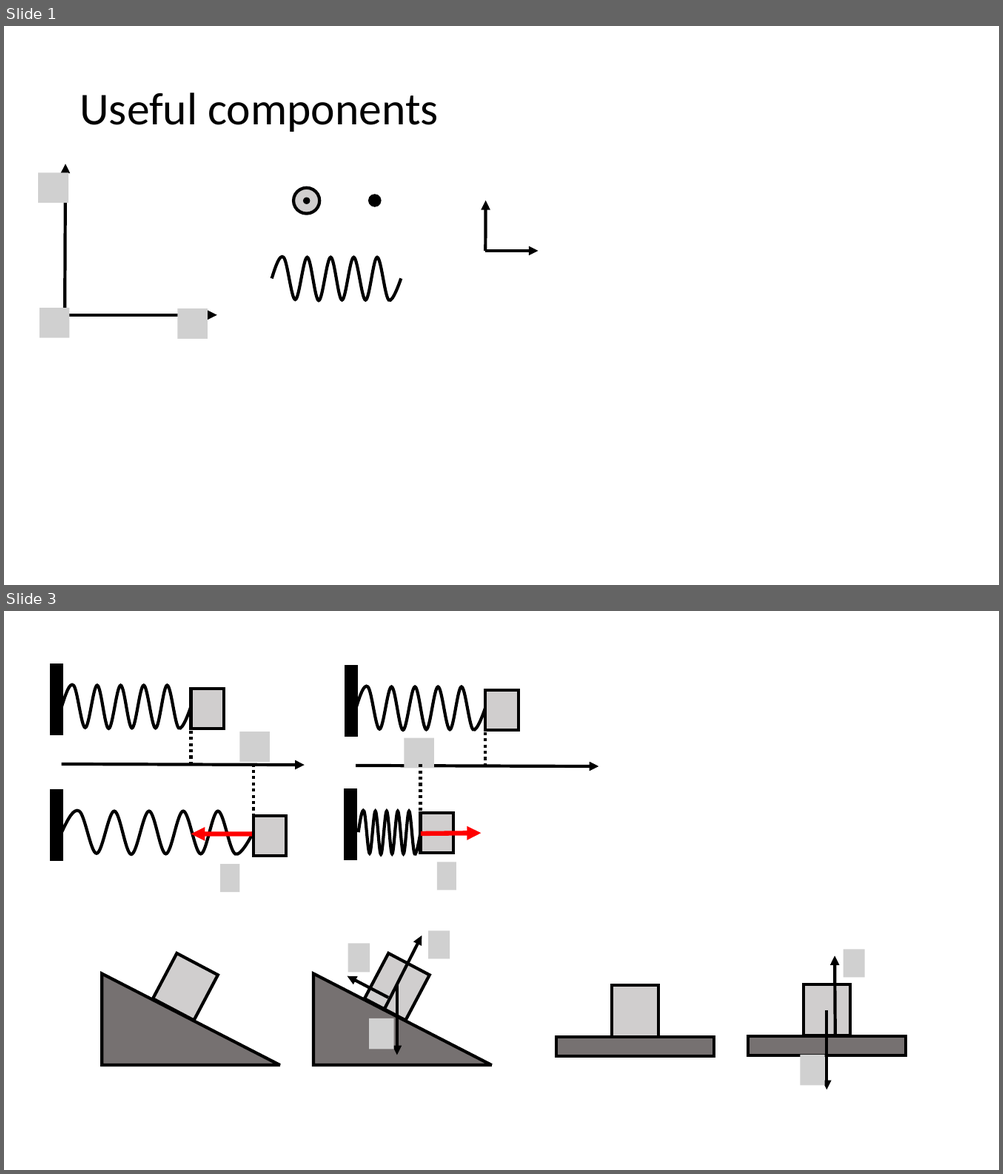
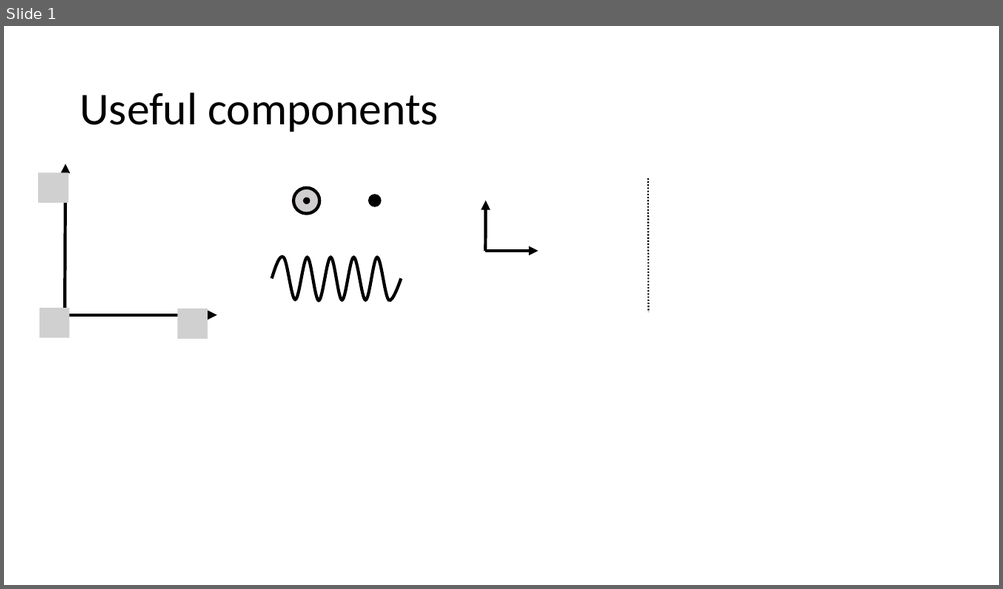
Before and after one commit to OSTP/PhysicsArtofModelling, a slide deck: tex/figures/ApplyingNewtonsLaws/Figures.pptx. Shown one above the other, each under a label of ours: slides 1 and 3 before the commit, slide 1 after it; the slides between them are not shown. The pictures are 1003x1174 and 1003x589 pixels, drawn with LibreOffice and Linux fonts; fonts in the diff are those of the drawing; grey boxes stand for pictures; background and template pictures are left out. Boxes give left, top, right and bottom in pixels: in the first picture for what was removed or moved away, otherwise in the second. Text is boxed around its words. In the diff, an @@ line names an element or a change of style, - is before the commit and + after.

```diff
--- a/tex/figures/ApplyingNewtonsLaws/Figures.pptx
+++ b/tex/figures/ApplyingNewtonsLaws/Figures.pptx
@@ slide 3 removed at (4,611,999,1170), background #FFFFFF @@
@@ group removed at (52,665,599,893): 8 rectangles, 4 freeform shapes, 4 arrows, 4 lines, 4 pictures @@
@@ rectangle removed at (153,954,218,1021) @@
@@ group removed at (313,931,492,1066): 3 pictures, 3 arrows, 1 rectangle, 1 right triangle @@
@@ right triangle removed at (102,974,280,1066) @@
@@ rectangle removed at (612,985,658,1037) @@
@@ rectangle removed at (556,1037,714,1056) @@
@@ group removed at (748,950,906,1090): 2 pictures, 2 rectangles, 2 arrows @@
@@ slide 1 changed as well @@
@@ line added from (648, 178) to (649, 312), #000000 1.5 pt dashed @@
```
Also in this commit, not shown: 1 slide added, 7 other slides removed, 5 other files.
